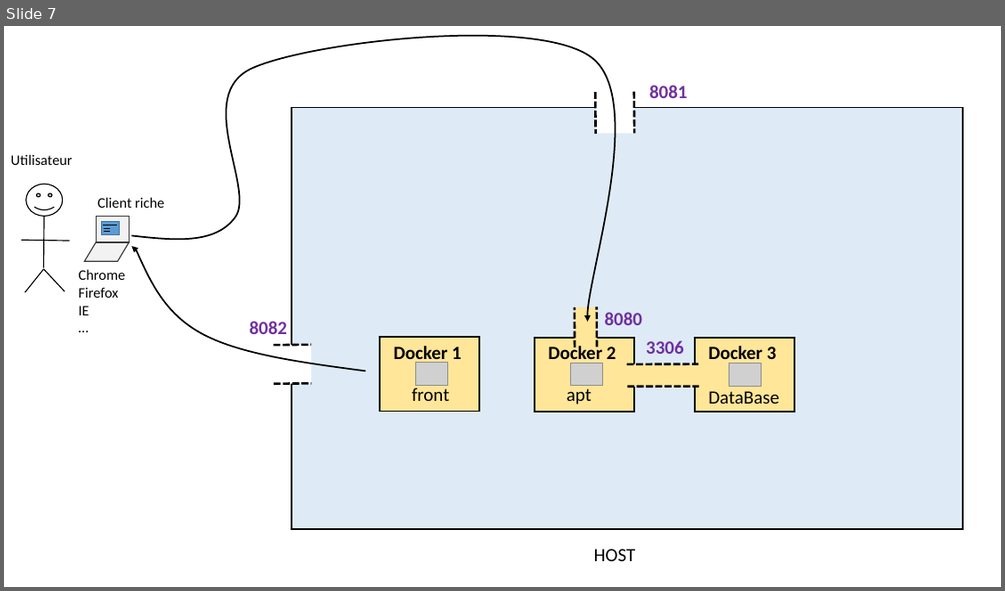
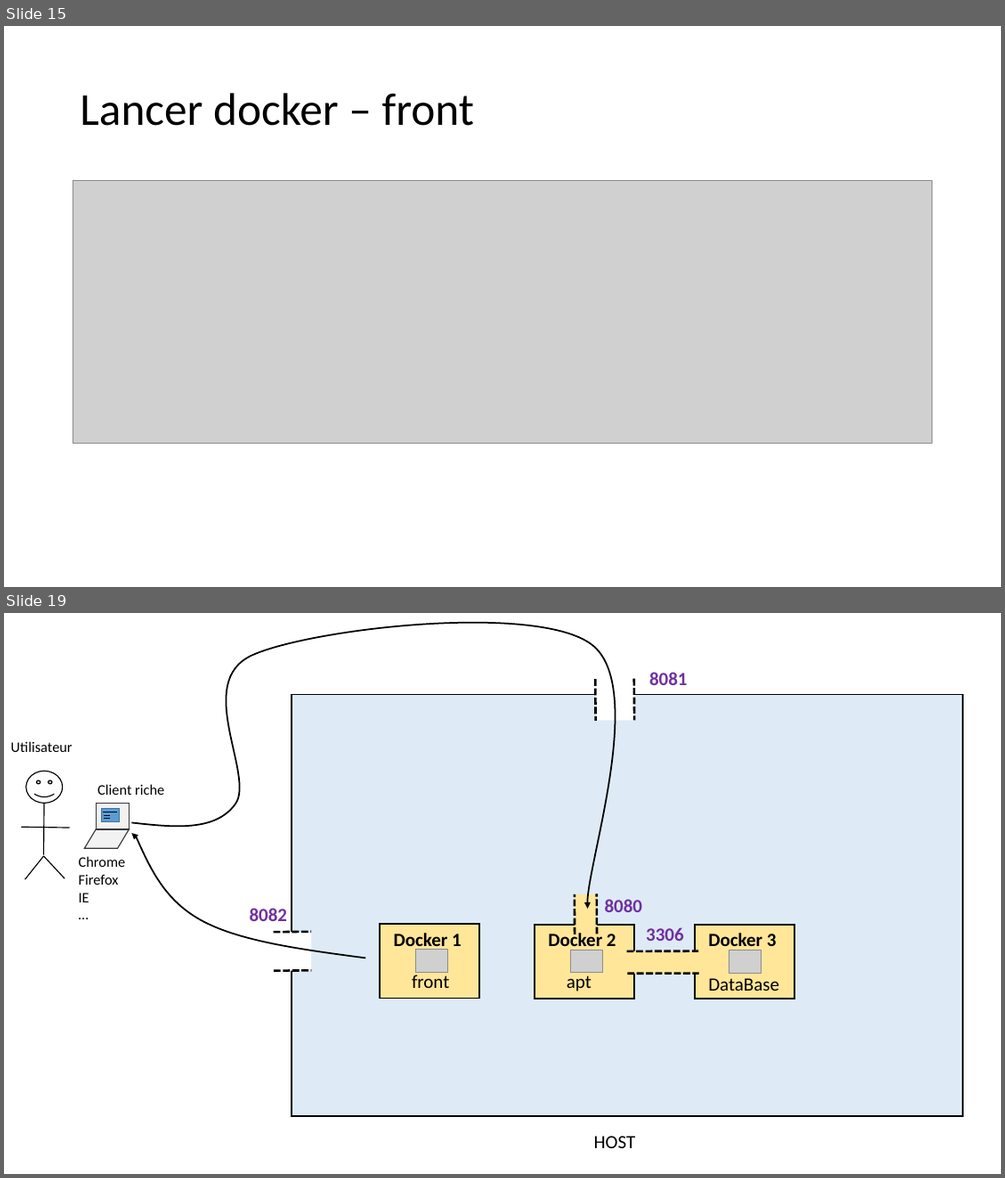
Before and after one commit to AlexaBou/project-history, a slide deck: Projet final.pptx. Shown one above the other, each under a label of ours: slide 7 before the commit, slides 15 and 19 after it; the slides between them are not shown. The pictures are 1005x591 and 1005x1178 pixels, drawn with LibreOffice and Linux fonts; fonts in the diff are those of the drawing; grey boxes stand for pictures. Boxes give left, top, right and bottom in pixels: in the first picture for what was removed or moved away, otherwise in the second. Text is boxed around its words. In the diff, an @@ line names an element or a change of style, - is before the commit and + after.

```diff
--- a/Projet final.pptx
+++ b/Projet final.pptx
@@ slide 15 added at (4, 26, 1001, 587), background #FFFFFF @@
@@ title added at (80, 93, 474, 126), 44 pt, text #000000 @@
+Lancer docker – front
@@ picture added at (73, 180, 933, 443) @@
@@ what was slide 7 is now slide 19 @@
```
Also in this commit, not shown: 1 slide changed, 10 other slides added, 2 slides removed.
